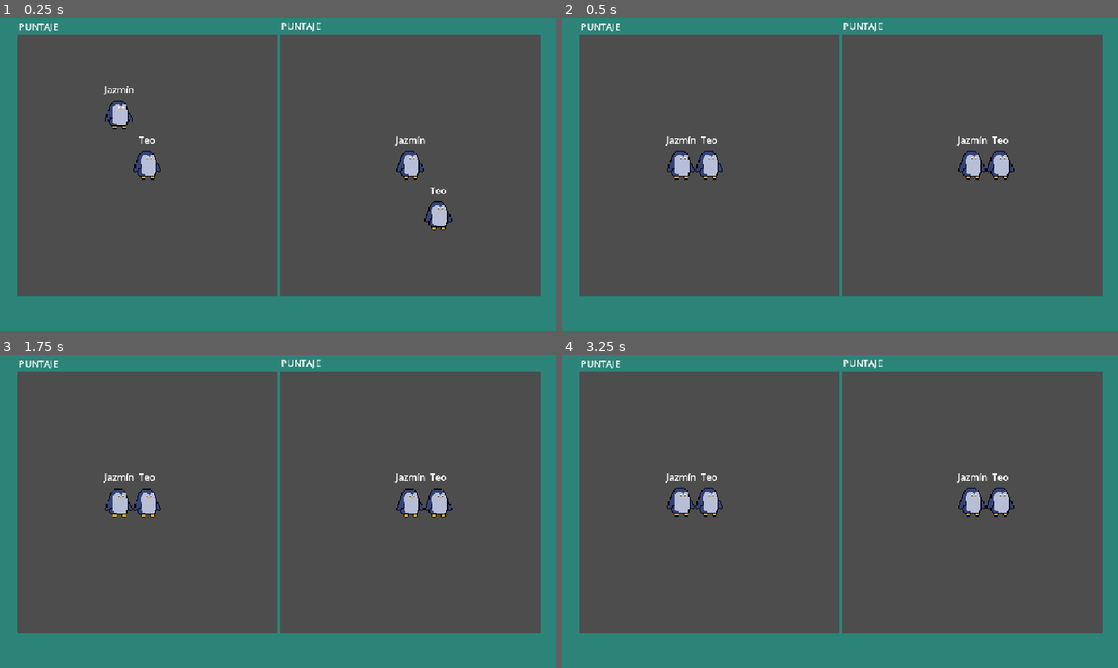
Above: before the commit, frames 1-4 (two rows, left to right).
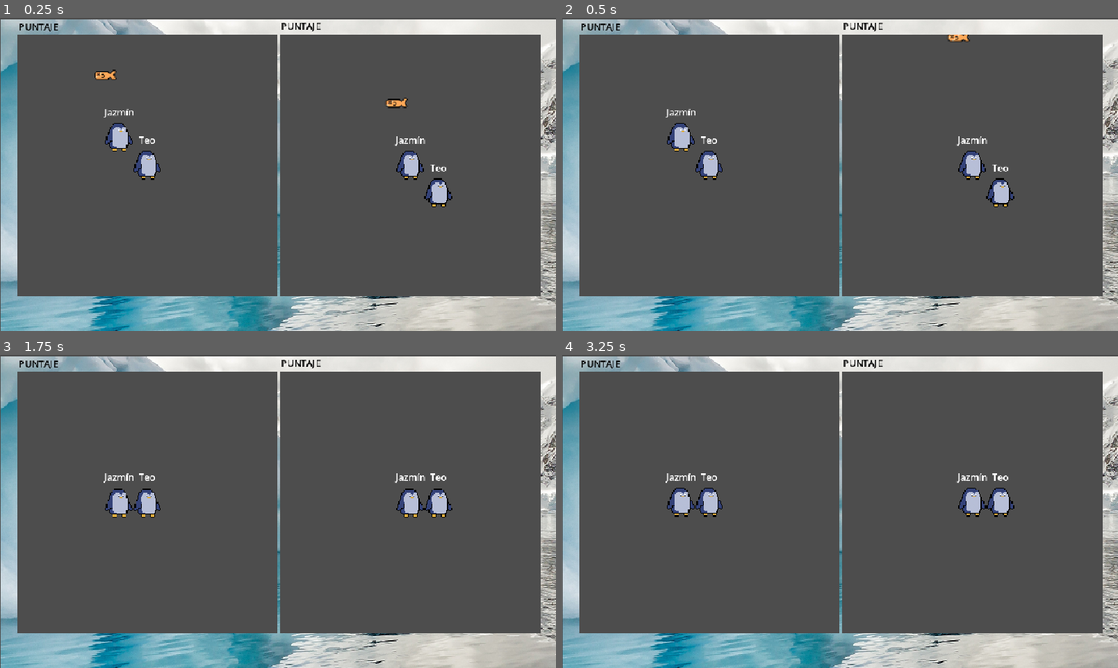
Above: after the commit, the same moments.

Repository: TeoSapo/InsanePenguins
Game: Godot game, scene res://Escenas/Principal.tscn
Two runs of this game, one before a commit and one after it. Both use one fixed random seed, a clock stepped at 60 frames per second and the inputs below. Before the commit the project starts from res://Principal.tscn.
Inputs:
- Up to frame 1 (0.25 s): no input
- Up to frame 2 (0.5 s): no input
- Up to frame 3 (1.75 s): no input
- Up to frame 4 (3.25 s): tap Enter at 2 s

The runs differ from the first frame. In frame 1, 23% of the frame differs, in the area x 0-100%, y 0-100%; in frame 2, 23%; in frame 3, 22%; in frame 4, 22%.

Commit message:
moviendo cosas y capturando peces

Diff:
--- a/Player.tscn
+++ b/Escenas/Player.tscn
@@ -1,9 +1,9 @@
 [gd_scene format=3 uid="uid://bsu2on7jwpvxa"]
 
-[ext_resource type="Script" uid="uid://5556pn35mj08" path="res://Player.gd" id="1_t42c4"]
-[ext_resource type="Texture2D" uid="uid://d4d8br1t6euxv" path="res://Assets/spritesheet pinguino.png" id="2_kpjcp"]
-[ext_resource type="Texture2D" uid="uid://bmbtw2pyc0cnm" path="res://Assets/idle pinguino.png" id="3_e80uo"]
-[ext_resource type="Texture2D" uid="uid://lmlnnooq7578" path="res://Assets/Pinguino Panza v2 (2).png" id="3_kne1u"]
+[ext_resource type="Script" uid="uid://5556pn35mj08" path="res://Scripts/Player.gd" id="1_t42c4"]
+[ext_resource type="Texture2D" uid="uid://d4d8br1t6euxv" path="res://Assets/Sprites/spritesheet pinguino.png" id="2_kpjcp"]
+[ext_resource type="Texture2D" uid="uid://bmbtw2pyc0cnm" path="res://Assets/Sprites/idle pinguino.png" id="3_e80uo"]
+[ext_resource type="Texture2D" uid="uid://lmlnnooq7578" path="res://Assets/Sprites/Pinguino Panza v2 (2).png" id="3_kne1u"]
 
 [sub_resource type="CapsuleShape2D" id="CapsuleShape2D_hb4fy"]
 radius = 15.5
--- /dev/null
+++ b/Escenas/Principal.tscn
@@ -0,0 +1,72 @@
+[gd_scene format=3 uid="uid://ybxc44boeb0n"]
+
+[ext_resource type="Script" uid="uid://p01d0v16yepg" path="res://Scripts/principal.gd" id="1_05vgh"]
+[ext_resource type="Texture2D" uid="uid://b607kb361my65" path="res://Assets/Imagenes/Fondo.jpg" id="2_87gwq"]
+[ext_resource type="PackedScene" uid="uid://dx1sve0sn6alr" path="res://Escenas/dibujo_nivel.tscn" id="3_1s4wg"]
+[ext_resource type="PackedScene" uid="uid://bsu2on7jwpvxa" path="res://Escenas/Player.tscn" id="4_03jm0"]
+
+[node name="Node2D" type="Node2D" unique_id=1405768944]
+script = ExtResource("1_05vgh")
+
+[node name="Fondo" type="TextureRect" parent="." unique_id=1890496254]
+offset_left = 2.0
+offset_top = 3.0
+offset_right = 969.11115
+offset_bottom = 544.0
+texture = ExtResource("2_87gwq")
+expand_mode = 3
+
+[node name="PuntajeP1" type="Label" parent="." unique_id=1659271895]
+offset_left = 32.0
+offset_top = 3.0
+offset_right = 100.0
+offset_bottom = 26.0
+theme_override_colors/font_color = Color(0, 0, 0, 1)
+text = "PUNTAJE"
+
+[node name="PuntajeP2" type="Label" parent="." unique_id=1494590940]
+offset_left = 485.0
+offset_top = 2.0
+offset_right = 553.0
+offset_bottom = 25.0
+theme_override_colors/font_color = Color(0, 0, 0, 1)
+text = "PUNTAJE"
+
+[node name="HBoxContainer" type="HBoxContainer" parent="." unique_id=1362839326]
+custom_maximum_size = Vector2(960, 540)
+offset_left = 30.0
+offset_top = 29.0
+offset_right = 934.0
+offset_bottom = 569.0
+
+[node name="VentanaP1" type="SubViewportContainer" parent="HBoxContainer" unique_id=1302645351]
+layout_mode = 2
+
+[node name="SubViewport" type="SubViewport" parent="HBoxContainer/VentanaP1" unique_id=580027103]
+handle_input_locally = false
+size = Vector2i(450, 450)
+render_target_update_mode = 4
+
+[node name="DibujoNivel" parent="HBoxContainer/VentanaP1/SubViewport" unique_id=539671384 instance=ExtResource("3_1s4wg")]
+
+[node name="Player1" parent="HBoxContainer/VentanaP1/SubViewport" unique_id=245024439 instance=ExtResource("4_03jm0")]
+position = Vector2(469, 622)
+nombre = "Teo"
+colorvisible = Color(0.9550045, 1.3284087e-05, 0.63187075, 1)
+
+[node name="Camera2D" type="Camera2D" parent="HBoxContainer/VentanaP1/SubViewport/Player1" unique_id=1234909652]
+
+[node name="VentanaP2" type="SubViewportContainer" parent="HBoxContainer" unique_id=1917670500]
+layout_mode = 2
+
+[node name="SubViewport" type="SubViewport" parent="HBoxContainer/VentanaP2" unique_id=1252751973]
+handle_input_locally = false
+size = Vector2i(450, 450)
+render_target_update_mode = 4
+
+[node name="Player2" parent="HBoxContainer/VentanaP2/SubViewport" unique_id=45253977 instance=ExtResource("4_03jm0")]
+position = Vector2(420, 535)
+nombre = "Jazmín"
+colorvisible = Color(0.18010753, 0.658579, 0.07534861, 1)
+
+[node name="Camera2D" type="Camera2D" parent="HBoxContainer/VentanaP2/SubViewport/Player2" unique_id=287443466]
--- /dev/null
+++ b/Escenas/dibujo_nivel.tscn
@@ -0,0 +1,149 @@
+[gd_scene format=3 uid="uid://dx1sve0sn6alr"]
+
+[ext_resource type="PackedScene" uid="uid://c66hto4d8j1qt" path="res://Escenas/percadito.tscn" id="1_fa6n5"]
+
+[sub_resource type="RectangleShape2D" id="RectangleShape2D_0m38t"]
+
+[node name="DibujoNivel" type="Node" unique_id=539671384]
+
+[node name="StaticBody2D" type="StaticBody2D" parent="." unique_id=1902868496]
+position = Vector2(438.00003, 901)
+scale = Vector2(72.86409, 1.7021658)
+metadata/_edit_group_ = true
+
+[node name="CollisionShape2D" type="CollisionShape2D" parent="StaticBody2D" unique_id=513000055]
+scale = Vector2(0.31784505, 0.99999994)
+shape = SubResource("RectangleShape2D_0m38t")
+debug_color = Color(0.078327544, 0.48538435, 0.57286775, 0.41960785)
+
+[node name="StaticBody2D3" type="StaticBody2D" parent="." unique_id=1885177606]
+position = Vector2(898, 739)
+scale = Vector2(72.86409, 1.7021658)
+metadata/_edit_group_ = true
+
+[node name="CollisionShape2D" type="CollisionShape2D" parent="StaticBody2D3" unique_id=863602691]
+scale = Vector2(0.31784505, 0.99999994)
+shape = SubResource("RectangleShape2D_0m38t")
+debug_color = Color(0.078327544, 0.48538435, 0.57286775, 0.41960785)
+
+[node name="StaticBody2D4" type="StaticBody2D" parent="." unique_id=1555887962]
+position = Vector2(426, 536.00006)
+scale = Vector2(72.86409, 1.7021658)
+metadata/_edit_group_ = true
+
+[node name="CollisionShape2D" type="CollisionShape2D" parent="StaticBody2D4" unique_id=369506675]
+scale = Vector2(0.31784505, 0.99999994)
+shape = SubResource("RectangleShape2D_0m38t")
+debug_color = Color(0.078327544, 0.48538435, 0.57286775, 0.41960785)
+
+[node name="StaticBody2D5" type="StaticBody2D" parent="." unique_id=421851847]
+position = Vector2(896, 356.00006)
+scale = Vector2(72.86409, 1.7021658)
+metadata/_edit_group_ = true
+
+[node name="CollisionShape2D" type="CollisionShape2D" parent="StaticBody2D5" unique_id=852593352]
+scale = Vector2(0.31784505, 0.99999994)
+shape = SubResource("RectangleShape2D_0m38t")
+debug_color = Color(0.078327544, 0.48538435, 0.57286775, 0.41960785)
+
+[node name="StaticBody2D6" type="StaticBody2D" parent="." unique_id=1215241542]
+position = Vector2(1359.0001, 193.00003)
+scale = Vector2(72.86409, 1.7021658)
+metadata/_edit_group_ = true
+
+[node name="CollisionShape2D" type="CollisionShape2D" parent="StaticBody2D6" unique_id=982401067]
+scale = Vector2(0.31784505, 0.99999994)
+shape = SubResource("RectangleShape2D_0m38t")
+debug_color = Color(0.078327544, 0.48538435, 0.57286775, 0.41960785)
+
+[node name="StaticBody2D7" type="StaticBody2D" parent="." unique_id=353575567]
+position = Vector2(1685, 732.0001)
+scale = Vector2(72.86409, 1.7021658)
+metadata/_edit_group_ = true
+
+[node name="CollisionShape2D" type="CollisionShape2D" parent="StaticBody2D7" unique_id=2056158962]
+scale = Vector2(0.31784505, 0.99999994)
+shape = SubResource("RectangleShape2D_0m38t")
+debug_color = Color(0.078327544, 0.48538435, 0.57286775, 0.41960785)
+
+[node name="StaticBody2D8" type="StaticBody2D" parent="." unique_id=2098331616]
+position = Vector2(793, 67.00018)
+scale = Vector2(72.86409, 1.7021658)
+metadata/_edit_group_ = true
+
+[node name="CollisionShape2D" type="CollisionShape2D" parent="StaticBody2D8" unique_id=1830399396]
+scale = Vector2(0.31784505, 0.99999994)
+shape = SubResource("RectangleShape2D_0m38t")
+debug_color = Color(0.078327544, 0.48538435, 0.57286775, 0.41960785)
+
+[node name="StaticBody2D9" type="StaticBody2D" parent="." unique_id=81144159]
+position = Vector2(359, -115)
+scale = Vector2(72.86409, 1.7021658)
+metadata/_edit_group_ = true
+
+[node name="CollisionShape2D" type="CollisionShape2D" parent="StaticBody2D9" unique_id=584081075]
+scale = Vector2(0.31784505, 0.99999994)
+shape = SubResource("RectangleShape2D_0m38t")
+debug_color = Color(0.078327544, 0.48538435, 0.57286775, 0.41960785)
+
+[node name="StaticBody2D10" type="StaticBody2D" parent="." unique_id=1824829245]
+position = Vector2(1678, 533.00024)
+scale = Vector2(72.86409, 1.7021658)
+metadata/_edit_group_ = true
+
+[node name="CollisionShape2D" type="CollisionShape2D" parent="StaticBody2D10" unique_id=1455883361]
+scale = Vector2(0.31784505, 0.99999994)
+shape = SubResource("RectangleShape2D_0m38t")
+debug_color = Color(0.078327544, 0.48538435, 0.57286775, 0.41960785)
+
+[node name="StaticBody2D11" type="StaticBody2D" parent="." unique_id=1215198120]
+position = Vector2(1651, -1387)
+scale = Vector2(72.86409, 1.7021658)
+metadata/_edit_group_ = true
+
+[node name="CollisionShape2D" type="CollisionShape2D" parent="StaticBody2D11" unique_id=1572478593]
+scale = Vector2(0.31784505, 0.99999994)
+shape = SubResource("RectangleShape2D_0m38t")
+debug_color = Color(0.078327544, 0.48538435, 0.57286775, 0.41960785)
+
+[node name="StaticBody2D12" type="StaticBody2D" parent="." unique_id=1614382562]
+position = Vector2(1024.0001, -1621)
+scale = Vector2(72.86409, 1.7021658)
+metadata/_edit_group_ = true
+
+[node name="CollisionShape2D" type="CollisionShape2D" parent="StaticBody2D12" unique_id=257847616]
+scale = Vector2(0.31784505, 0.99999994)
+shape = SubResource("RectangleShape2D_0m38t")
+debug_color = Color(0.078327544, 0.48538435, 0.57286775, 0.41960785)
+
+[node name="StaticBody2D2" type="StaticBody2D" parent="." unique_id=1286425500]
+position = Vector2(1401, 909.9999)
+scale = Vector2(72.86409, 1.7021658)
+metadata/_edit_group_ = true
+
+[node name="CollisionShape2D" type="CollisionShape2D" parent="StaticBody2D2" unique_id=902968191]
+scale = Vector2(0.31784505, 1)
+shape = SubResource("RectangleShape2D_0m38t")
+debug_color = Color(0.078327544, 0.48538435, 0.57286775, 0.41960785)
+
+[node name="StaticBody2D13" type="StaticBody2D" parent="." unique_id=1375642473]
+position = Vector2(958, 1056)
+scale = Vector2(300, 1.702)
+metadata/_edit_group_ = true
+
+[node name="CollisionShape2D" type="CollisionShape2D" parent="StaticBody2D13" unique_id=276860698]
+scale = Vector2(0.31784505, 0.99999994)
+shape = SubResource("RectangleShape2D_0m38t")
+debug_color = Color(0.078327544, 0.48538435, 0.57286775, 0.41960785)
+
+[node name="Percadito" parent="." unique_id=1845132850 instance=ExtResource("1_fa6n5")]
+position = Vector2(780, 703)
+
+[node name="Percadito2" parent="." unique_id=1915203730 instance=ExtResource("1_fa6n5")]
+position = Vector2(395, 503)
+
+[node name="Percadito3" parent="." unique_id=1220691032 instance=ExtResource("1_fa6n5")]
+position = Vector2(751, 1017)
+
+[node name="Percadito4" parent="." unique_id=1452934302 instance=ExtResource("1_fa6n5")]
+position = Vector2(1071, 1014)
--- a/percadito.tscn
+++ b/Escenas/percadito.tscn
@@ -1,6 +1,44 @@
 [gd_scene format=3 uid="uid://c66hto4d8j1qt"]
 
-[ext_resource type="Texture2D" uid="uid://bhb11x2lr24n1" path="res://Assets/pescadito brillante v2.png" id="1_rwwqh"]
+[ext_resource type="Texture2D" uid="uid://bhb11x2lr24n1" path="res://Assets/Sprites/pescadito brillante v2.png" id="1_rwwqh"]
+[ext_resource type="Script" uid="uid://ls4f3tgjpj28" path="res://Scripts/percadito.gd" id="1_uy5wg"]
+
+[sub_resource type="Animation" id="Animation_rwwqh"]
+resource_name = "Normal"
+loop_mode = 2
+tracks/0/type = "value"
+tracks/0/imported = false
+tracks/0/enabled = true
+tracks/0/path = NodePath(".:position:y")
+tracks/0/interp = 2
+tracks/0/loop_wrap = true
+tracks/0/keys = {
+"times": PackedFloat32Array(0, 1),
+"transitions": PackedFloat32Array(1, 1),
+"update": 0,
+"values": [0.0, -10.0]
+}
+
+[sub_resource type="Animation" id="Animation_uy5wg"]
+length = 2.0
+tracks/0/type = "value"
+tracks/0/imported = false
+tracks/0/enabled = true
+tracks/0/path = NodePath(".:position:y")
+tracks/0/interp = 1
+tracks/0/loop_wrap = true
+tracks/0/keys = {
+"times": PackedFloat32Array(0),
+"transitions": PackedFloat32Array(1),
+"update": 1,
+"values": [-20.0]
+}
+
+[sub_resource type="AnimationLibrary" id="AnimationLibrary_ivfq4"]
+_data = {
+&"Normal": SubResource("Animation_rwwqh"),
+&"RESET": SubResource("Animation_uy5wg")
+}
 
 [sub_resource type="AtlasTexture" id="AtlasTexture_uy5wg"]
 atlas = ExtResource("1_rwwqh")
@@ -80,10 +118,31 @@
 "speed": 8.0
 }]
 
+[sub_resource type="RectangleShape2D" id="RectangleShape2D_hb4fy"]
+size = Vector2(30, 12)
+
 [node name="Percadito" type="Node2D" unique_id=1845132850]
+script = ExtResource("1_uy5wg")
+
+[node name="AnimationPlayer" type="AnimationPlayer" parent="." unique_id=2003799740]
+root_node = NodePath("../AnimatedSprite2D")
+libraries/ = SubResource("AnimationLibrary_ivfq4")
+autoplay = &"Normal"
 
 [node name="AnimatedSprite2D" type="AnimatedSprite2D" parent="." unique_id=423898063]
+position = Vector2(0, -20)
+scale = Vector2(1.65625, 1.65625)
 sprite_frames = SubResource("SpriteFrames_7hudg")
 animation = &"brillo"
 autoplay = "brillo"
-frame_progress = 0.6134408
+frame_progress = 0.8011628
+
+[node name="Area2D" type="Area2D" parent="AnimatedSprite2D" unique_id=730399497]
+scale = Vector2(0.6037736, 0.6037736)
+
+[node name="CollisionShape2D" type="CollisionShape2D" parent="AnimatedSprite2D/Area2D" unique_id=1350857072]
+z_index = -1
+position = Vector2(0, 1)
+shape = SubResource("RectangleShape2D_hb4fy")
+
+[connection signal="body_entered" from="AnimatedSprite2D/Area2D" to="." method="_on_area_2d_body_entered"]
--- a/Principal.tscn
+++ /dev/null
@@ -1,186 +0,0 @@
-[gd_scene format=3 uid="uid://ybxc44boeb0n"]
-
-[ext_resource type="Script" uid="uid://p01d0v16yepg" path="res://principal.gd" id="1_7ul0n"]
-[ext_resource type="PackedScene" uid="uid://bsu2on7jwpvxa" path="res://Player.tscn" id="2_4to2k"]
-
-[sub_resource type="RectangleShape2D" id="RectangleShape2D_0m38t"]
-
-[node name="Node2D" type="Node2D" unique_id=1405768944]
-script = ExtResource("1_7ul0n")
-
-[node name="ColorRect" type="ColorRect" parent="." unique_id=1958721741]
-offset_left = -34.0
-offset_top = -67.0
-offset_right = 970.0
-offset_bottom = 1013.0
-color = Color(0.1716038, 0.5184298, 0.47090155, 1)
-
-[node name="PuntajeP1" type="Label" parent="." unique_id=1659271895]
-offset_left = 32.0
-offset_top = 3.0
-offset_right = 100.0
-offset_bottom = 26.0
-text = "PUNTAJE"
-
-[node name="PuntajeP2" type="Label" parent="." unique_id=1494590940]
-offset_left = 485.0
-offset_top = 2.0
-offset_right = 553.0
-offset_bottom = 25.0
-text = "PUNTAJE"
-
-[node name="HBoxContainer" type="HBoxContainer" parent="." unique_id=1362839326]
-custom_maximum_size = Vector2(960, 540)
-offset_left = 30.0
-offset_top = 29.0
-offset_right = 934.0
-offset_bottom = 569.0
-
-[node name="VentanaP1" type="SubViewportContainer" parent="HBoxContainer" unique_id=1302645351]
-layout_mode = 2
-
-[node name="SubViewport" type="SubViewport" parent="HBoxContainer/VentanaP1" unique_id=580027103]
-handle_input_locally = false
-size = Vector2i(450, 450)
-render_target_update_mode = 4
-
-[node name="Player1" parent="HBoxContainer/VentanaP1/SubViewport" unique_id=245024439 instance=ExtResource("2_4to2k")]
-position = Vector2(469, 622)
-nombre = "Teo"
-colorvisible = Color(0.9550045, 1.3284087e-05, 0.63187075, 1)
-
-[node name="Camera2D" type="Camera2D" parent="HBoxContainer/VentanaP1/SubViewport/Player1" unique_id=1234909652]
-
-[node name="DibujoNivel" type="Node" parent="HBoxContainer/VentanaP1/SubViewport" unique_id=1598427250]
-
-[node name="StaticBody2D" type="StaticBody2D" parent="HBoxContainer/VentanaP1/SubViewport/DibujoNivel" unique_id=1358571780]
-position = Vector2(447.00003, 703)
-scale = Vector2(72.86409, 1.7021658)
-
-[node name="CollisionShape2D" type="CollisionShape2D" parent="HBoxContainer/VentanaP1/SubViewport/DibujoNivel/StaticBody2D" unique_id=2141743151]
-scale = Vector2(0.31784505, 0.99999994)
-shape = SubResource("RectangleShape2D_0m38t")
-debug_color = Color(0.078327544, 0.48538435, 0.57286775, 0.41960785)
-
-[node name="StaticBody2D3" type="StaticBody2D" parent="HBoxContainer/VentanaP1/SubViewport/DibujoNivel" unique_id=1976198514]
-position = Vector2(944, 416.99997)
-scale = Vector2(72.86409, 1.7021658)
-
-[node name="CollisionShape2D" type="CollisionShape2D" parent="HBoxContainer/VentanaP1/SubViewport/DibujoNivel/StaticBody2D3" unique_id=628668119]
-scale = Vector2(0.31784505, 0.99999994)
-shape = SubResource("RectangleShape2D_0m38t")
-debug_color = Color(0.078327544, 0.48538435, 0.57286775, 0.41960785)
-
-[node name="StaticBody2D4" type="StaticBody2D" parent="HBoxContainer/VentanaP1/SubViewport/DibujoNivel" unique_id=373021587]
-position = Vector2(522, 140.99994)
-scale = Vector2(72.86409, 1.7021658)
-
-[node name="CollisionShape2D" type="CollisionShape2D" parent="HBoxContainer/VentanaP1/SubViewport/DibujoNivel/StaticBody2D4" unique_id=1486686844]
-scale = Vector2(0.31784505, 0.99999994)
-shape = SubResource("RectangleShape2D_0m38t")
-debug_color = Color(0.078327544, 0.48538435, 0.57286775, 0.41960785)
-
-[node name="StaticBody2D5" type="StaticBody2D" parent="HBoxContainer/VentanaP1/SubViewport/DibujoNivel" unique_id=1938573601]
-position = Vector2(1015, -126.00003)
-scale = Vector2(72.86409, 1.7021658)
-
-[node name="CollisionShape2D" type="CollisionShape2D" parent="HBoxContainer/VentanaP1/SubViewport/DibujoNivel/StaticBody2D5" unique_id=299485239]
-scale = Vector2(0.31784505, 0.99999994)
-shape = SubResource("RectangleShape2D_0m38t")
-debug_color = Color(0.078327544, 0.48538435, 0.57286775, 0.41960785)
-
-[node name="StaticBody2D6" type="StaticBody2D" parent="HBoxContainer/VentanaP1/SubViewport/DibujoNivel" unique_id=684403033]
-position = Vector2(1575, -335.00003)
-scale = Vector2(72.86409, 1.7021658)
-
-[node name="CollisionShape2D" type="CollisionShape2D" parent="HBoxContainer/VentanaP1/SubViewport/DibujoNivel/StaticBody2D6" unique_id=1835221317]
-scale = Vector2(0.31784505, 0.99999994)
-shape = SubResource("RectangleShape2D_0m38t")
-debug_color = Color(0.078327544, 0.48538435, 0.57286775, 0.41960785)
-
-[node name="StaticBody2D7" type="StaticBody2D" parent="HBoxContainer/VentanaP1/SubViewport/DibujoNivel" unique_id=956193641]
-position = Vector2(1124.0001, -573)
-scale = Vector2(72.86409, 1.7021658)
-
-[node name="CollisionShape2D" type="CollisionShape2D" parent="HBoxContainer/VentanaP1/SubViewport/DibujoNivel/StaticBody2D7" unique_id=669321802]
-scale = Vector2(0.31784505, 0.99999994)
-shape = SubResource("RectangleShape2D_0m38t")
-debug_color = Color(0.078327544, 0.48538435, 0.57286775, 0.41960785)
-
-[node name="StaticBody2D8" type="StaticBody2D" parent="HBoxContainer/VentanaP1/SubViewport/DibujoNivel" unique_id=1040660437]
-position = Vector2(623, -769)
-scale = Vector2(72.86409, 1.7021658)
-
-[node name="CollisionShape2D" type="CollisionShape2D" parent="HBoxContainer/VentanaP1/SubViewport/DibujoNivel/StaticBody2D8" unique_id=1947346830]
-scale = Vector2(0.31784505, 0.99999994)
-shape = SubResource("RectangleShape2D_0m38t")
-debug_color = Color(0.078327544, 0.48538435, 0.57286775, 0.41960785)
-
-[node name="StaticBody2D9" type="StaticBody2D" parent="HBoxContainer/VentanaP1/SubViewport/DibujoNivel" unique_id=811680920]
-position = Vector2(226, -1061)
-scale = Vector2(72.86409, 1.7021658)
-
-[node name="CollisionShape2D" type="CollisionShape2D" parent="HBoxContainer/VentanaP1/SubViewport/DibujoNivel/StaticBody2D9" unique_id=852948037]
-scale = Vector2(0.31784505, 0.99999994)
-shape = SubResource("RectangleShape2D_0m38t")
-debug_color = Color(0.078327544, 0.48538435, 0.57286775, 0.41960785)
-
-[node name="StaticBody2D10" type="StaticBody2D" parent="HBoxContainer/VentanaP1/SubViewport/DibujoNivel" unique_id=558918871]
-position = Vector2(1016, -1185.9999)
-scale = Vector2(72.86409, 1.7021658)
-
-[node name="CollisionShape2D" type="CollisionShape2D" parent="HBoxContainer/VentanaP1/SubViewport/DibujoNivel/StaticBody2D10" unique_id=311247495]
-scale = Vector2(0.31784505, 0.99999994)
-shape = SubResource("RectangleShape2D_0m38t")
-debug_color = Color(0.078327544, 0.48538435, 0.57286775, 0.41960785)
-
-[node name="StaticBody2D11" type="StaticBody2D" parent="HBoxContainer/VentanaP1/SubViewport/DibujoNivel" unique_id=1103044015]
-position = Vector2(1651, -1387)
-scale = Vector2(72.86409, 1.7021658)
-
-[node name="CollisionShape2D" type="CollisionShape2D" parent="HBoxContainer/VentanaP1/SubViewport/DibujoNivel/StaticBody2D11" unique_id=1438641933]
-scale = Vector2(0.31784505, 0.99999994)
-shape = SubResource("RectangleShape2D_0m38t")
-debug_color = Color(0.078327544, 0.48538435, 0.57286775, 0.41960785)
-
-[node name="StaticBody2D12" type="StaticBody2D" parent="HBoxContainer/VentanaP1/SubViewport/DibujoNivel" unique_id=1172346700]
-position = Vector2(1024.0001, -1621)
-scale = Vector2(72.86409, 1.7021658)
-
-[node name="CollisionShape2D" type="CollisionShape2D" parent="HBoxContainer/VentanaP1/SubViewport/DibujoNivel/StaticBody2D12" unique_id=1281014133]
-scale = Vector2(0.31784505, 0.99999994)
-shape = SubResource("RectangleShape2D_0m38t")
-debug_color = Color(0.078327544, 0.48538435, 0.57286775, 0.41960785)
-
-[node name="StaticBody2D2" type="StaticBody2D" parent="HBoxContainer/VentanaP1/SubViewport/DibujoNivel" unique_id=747702746]
-position = Vector2(1171, 872.99994)
-scale = Vector2(72.86409, 1.7021658)
-
-[node name="CollisionShape2D" type="CollisionShape2D" parent="HBoxContainer/VentanaP1/SubViewport/DibujoNivel/StaticBody2D2" unique_id=423647867]
-scale = Vector2(0.31784505, 1)
-shape = SubResource("RectangleShape2D_0m38t")
-debug_color = Color(0.078327544, 0.48538435, 0.57286775, 0.41960785)
-
-[node name="StaticBody2D13" type="StaticBody2D" parent="HBoxContainer/VentanaP1/SubViewport/DibujoNivel" unique_id=867681824]
-position = Vector2(958, 1056)
-scale = Vector2(300, 1.702)
-
-[node name="CollisionShape2D" type="CollisionShape2D" parent="HBoxContainer/VentanaP1/SubViewport/DibujoNivel/StaticBody2D13" unique_id=1610702686]
-scale = Vector2(0.31784505, 0.99999994)
-shape = SubResource("RectangleShape2D_0m38t")
-debug_color = Color(0.078327544, 0.48538435, 0.57286775, 0.41960785)
-
-[node name="VentanaP2" type="SubViewportContainer" parent="HBoxContainer" unique_id=1917670500]
-layout_mode = 2
-
-[node name="SubViewport" type="SubViewport" parent="HBoxContainer/VentanaP2" unique_id=1252751973]
-handle_input_locally = false
-size = Vector2i(450, 450)
-render_target_update_mode = 4
-
-[node name="Player2" parent="HBoxContainer/VentanaP2/SubViewport" unique_id=45253977 instance=ExtResource("2_4to2k")]
-position = Vector2(420, 535)
-nombre = "Jazmín"
-colorvisible = Color(0.18010753, 0.658579, 0.07534861, 1)
-
-[node name="Camera2D" type="Camera2D" parent="HBoxContainer/VentanaP2/SubViewport/Player2" unique_id=287443466]
--- /dev/null
+++ b/Scripts/percadito.gd
@@ -0,0 +1,6 @@
+extends Node2D
+
+
+
+func _on_area_2d_body_entered(body: Node2D) -> void:
+	queue_free()
--- a/project.godot
+++ b/project.godot
@@ -11,9 +11,9 @@
 [application]
 
 config/name="INSANEPENGUINS"
-run/main_scene="res://Principal.tscn"
+run/main_scene="res://Escenas/Principal.tscn"
 config/features=PackedStringArray("4.7", "GL Compatibility")
-config/icon="res://icon.svg"
+config/icon="res://Assets/Imagenes/icon.svg"
 
 [display]
 
Binary file added: Assets/Imagenes/Fondo.jpg
Not shown, changed: Assets/Imagenes/Fondo.jpg.import
Renamed: icon.svg -> Assets/Imagenes/icon.svg
Not shown, changed: Assets/Imagenes/icon.svg.import
Renamed: Assets/Pinguino Panza v2 (2).png -> Assets/Sprites/Pinguino Panza v2 (2).png
Not shown, changed: Assets/Sprites/Pinguino Panza v2 (2).png.import
Renamed: Assets/Pinguino Panza v2.png -> Assets/Sprites/Pinguino Panza v2.png
Not shown, changed: Assets/Sprites/Pinguino Panza v2.png.import
Renamed: Assets/Pinguino salto.png -> Assets/Sprites/Pinguino salto.png
Not shown, changed: Assets/Sprites/Pinguino salto.png.import
Renamed: Assets/idle pinguino.png -> Assets/Sprites/idle pinguino.png
Not shown, added: Assets/Sprites/idle pinguino.png.import
(and 11 more such lines)
